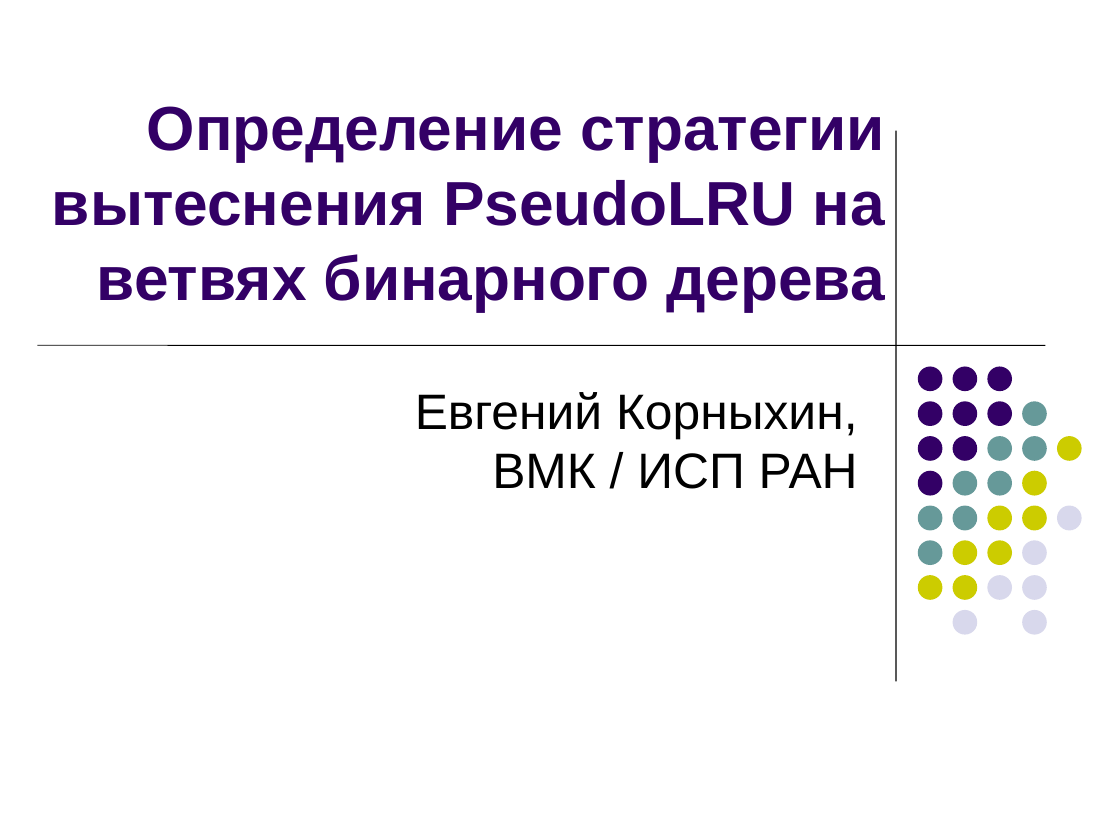
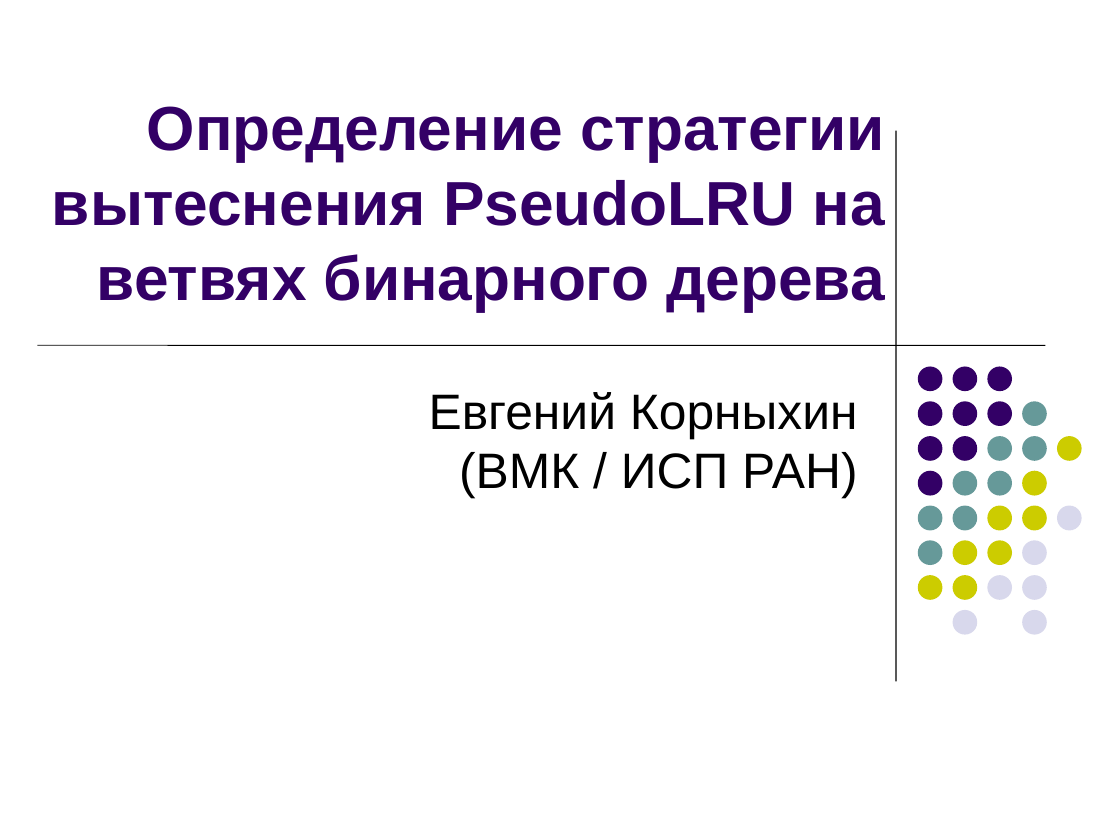
Before and after one commit to kornevgen/tesla-project, a slide deck: slide 1 of papers/Lomonosov-2010/lomonos2010.ppt. Drawn at 1120x840 pixels with LibreOffice and Linux fonts; fonts in the diff are those of the drawing. Boxes give left, top, right and bottom in pixels: in the first picture for what was removed or moved away, otherwise in the second. Text is boxed around its words. In the diff, an @@ line names an element or a change of style, - is before the commit and + after.

```diff
--- a/papers/Lomonosov-2010/lomonos2010.ppt
+++ b/papers/Lomonosov-2010/lomonos2010.ppt
@@ subtitle at [429, 392, 858, 499]: text changed @@
-Евгений Корныхин,
-ВМК / ИСП РАН
+Евгений Корныхин
+(ВМК / ИСП РАН)
```
Also in this commit, not shown: 2 other slides changed, 12 slides added, 2 slides removed.
